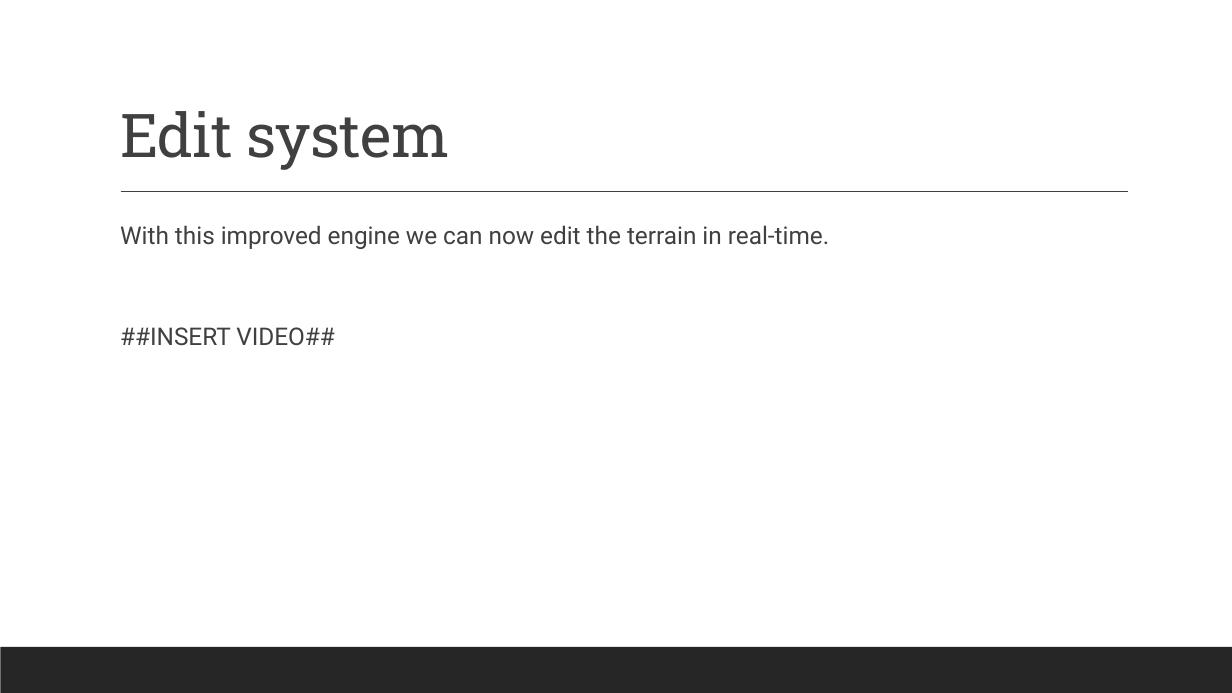
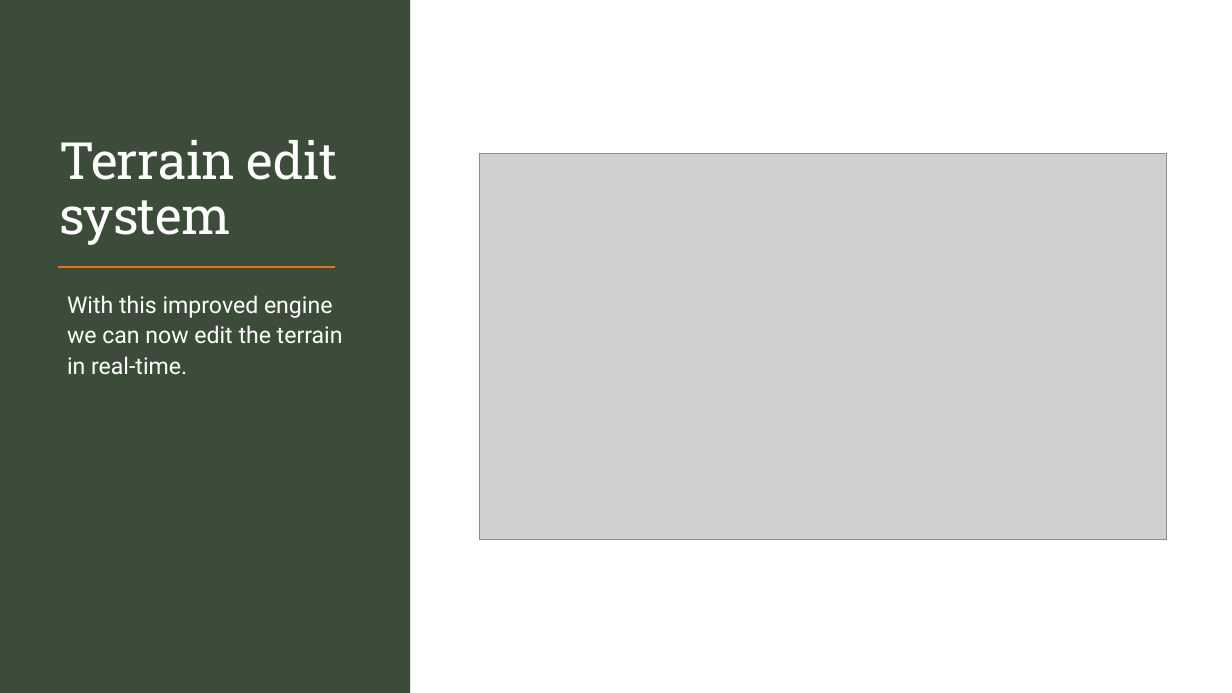
Before and after one commit to renesteeman/Project1-2_Group4, a slide deck: slide 4 of Crazy Putting phase 2.pptx (slide 5 before the commit). Drawn at 1232x693 pixels with LibreOffice and Linux fonts; fonts in the diff are those of the drawing; grey boxes stand for pictures. Boxes give left, top, right and bottom in pixels: in the first picture for what was removed or moved away, otherwise in the second. Text is boxed around its words. In the diff, an @@ line names an element or a change of style, - is before the commit and + after.

```diff
--- a/Crazy Putting phase 2.pptx
+++ b/Crazy Putting phase 2.pptx
@@ rectangle added at [0, 0, 410, 693], fill #3B4D38 @@
@@ rectangle added at [1, 0, 1232, 693], fill #FFFFFF @@
@@ title at [59, 140, 337, 245]: text changed; size 47 to 40 pt; text colour #404040 to #FFFFFF @@
-Edit system
+Terrain edit system
@@ picture added at [480, 153, 1166, 540] @@
@@ line removed from (121, 192) to (1128, 192) @@
@@ line added from (58, 267) to (335, 267), #EC7016 1.5 pt @@
@@ text "With this improved engine we ...": place and size @@
-text "With this improved engine we ..." at [120, 225, 829, 346]
+text "With this improved engine we ..." at [67, 295, 343, 374]
@@ text "With this improved engine we ..." at [67, 295, 343, 374]: size 19 to 18 pt, text colour #404040 to #FFFFFF @@
@@ text at [120, 327, 335, 346]: paragraph removed @@
-  ##INSERT VIDEO##
```
Also in this commit, not shown: 5 other slides changed, 3 slides added, 6 other files.
